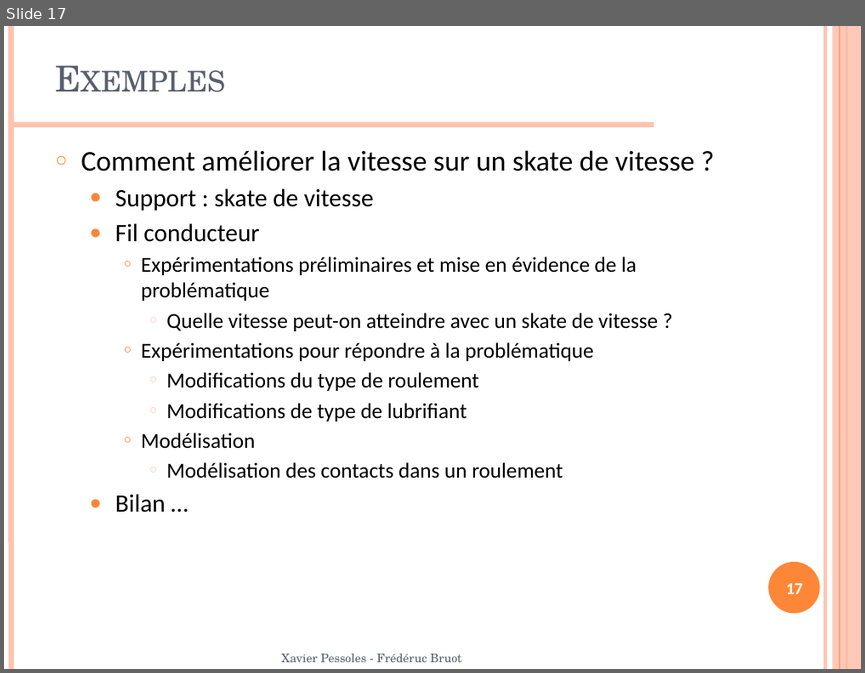
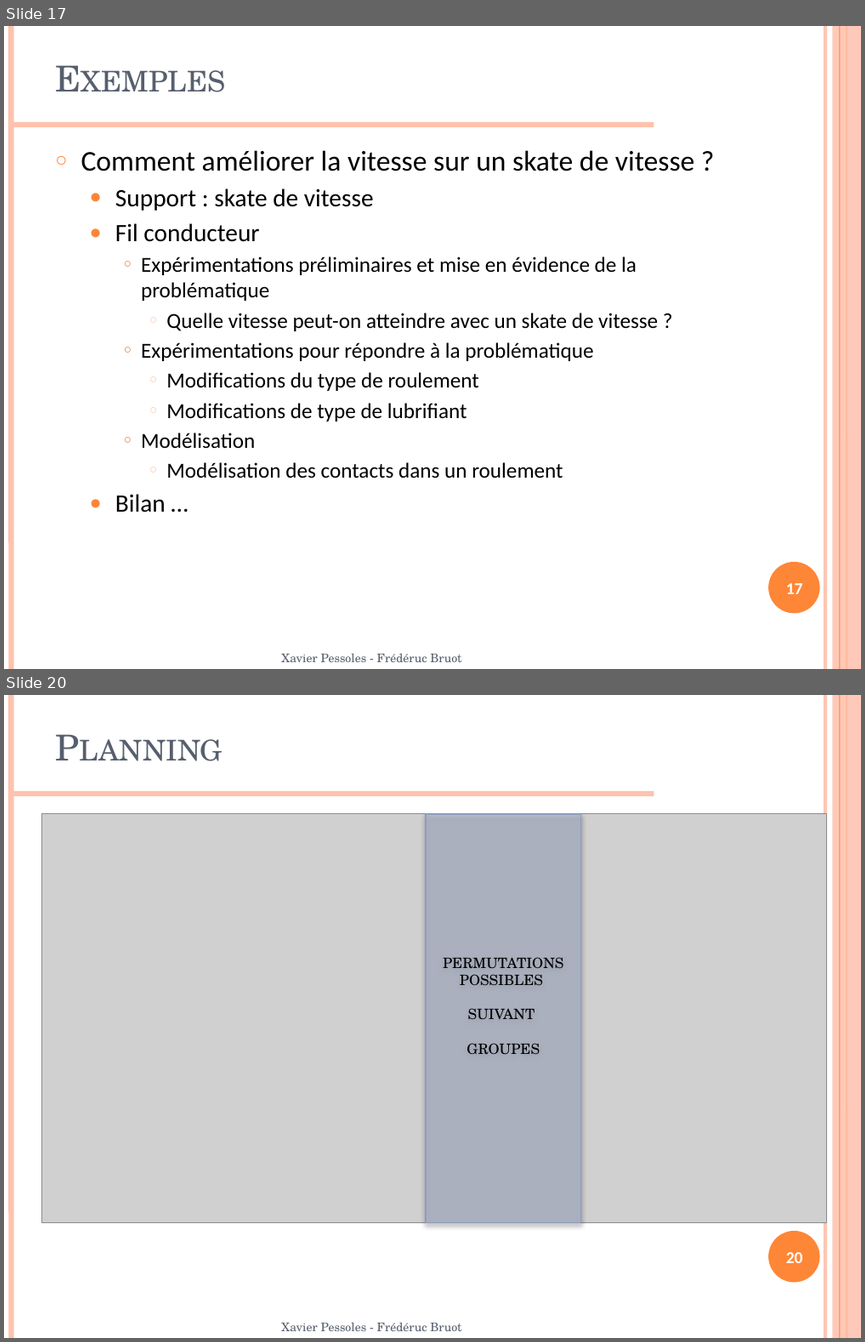
Before and after one commit to xpessoles/PTSI, a slide deck: TIPE/Presentation_2014_2015.pptx. Shown one above the other, each under a label of ours: slide 17 before the commit, slides 17 and 20 after it; the slides between them are not shown. The pictures are 865x673 and 865x1342 pixels, drawn with LibreOffice and Linux fonts; fonts in the diff are those of the drawing; grey boxes stand for pictures; background and template pictures are left out. Boxes give left, top, right and bottom in pixels: in the first picture for what was removed or moved away, otherwise in the second. Text is boxed around its words. In the diff, an @@ line names an element or a change of style, - is before the commit and + after.

```diff
--- a/TIPE/Presentation_2014_2015.pptx
+++ b/TIPE/Presentation_2014_2015.pptx
@@ slide 20 added at <box>4,695,861,1338</box>, background #FFFFFF; not listed: 7 template elements that a slide beside it also shows @@
@@ title added at <box>46,706,747,787</box>, 30 pt, text #575F6D, small capitals @@
+Planning
@@ picture added at <box>41,814,827,1223</box> @@
@@ rectangle added at <box>426,814,580,1223</box>, fill #AEBAD5 at 50% opacity, outline #8D9CBF 1 pt, 12 pt, text #000000 @@
+PERMUTATIONS POSSIBLES
+SUIVANT
+GROUPES
@@ page number added at <box>786,1252,803,1263</box>, 14 pt, text #FFFFFF, bold @@
+20
@@ text added at <box>281,1321,461,1331</box>, 10 pt, text #575F6D @@
+Xavier Pessoles - Frédéruc Bruot
```
Also in this commit, not shown: 2 slides changed, 1 other slide added.
